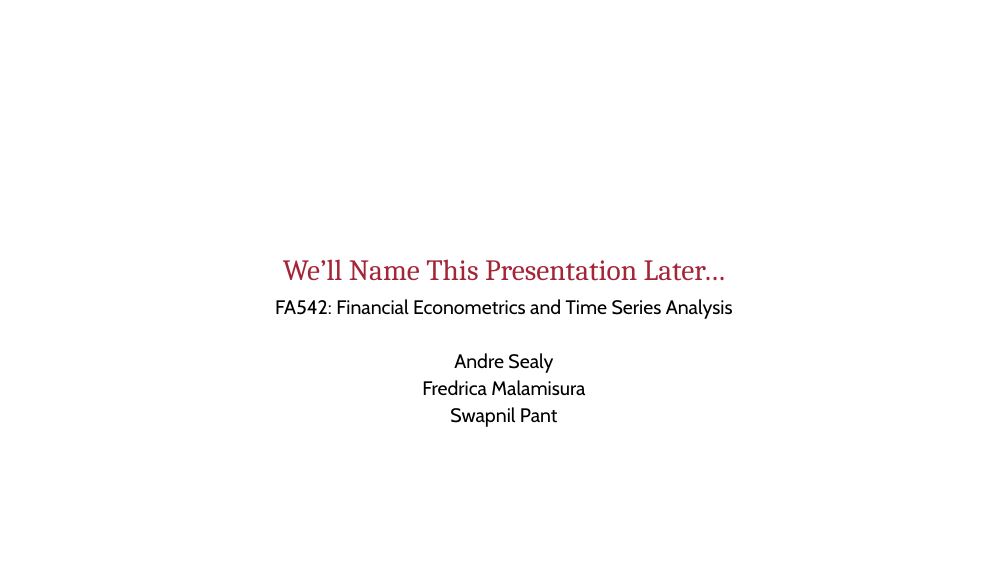
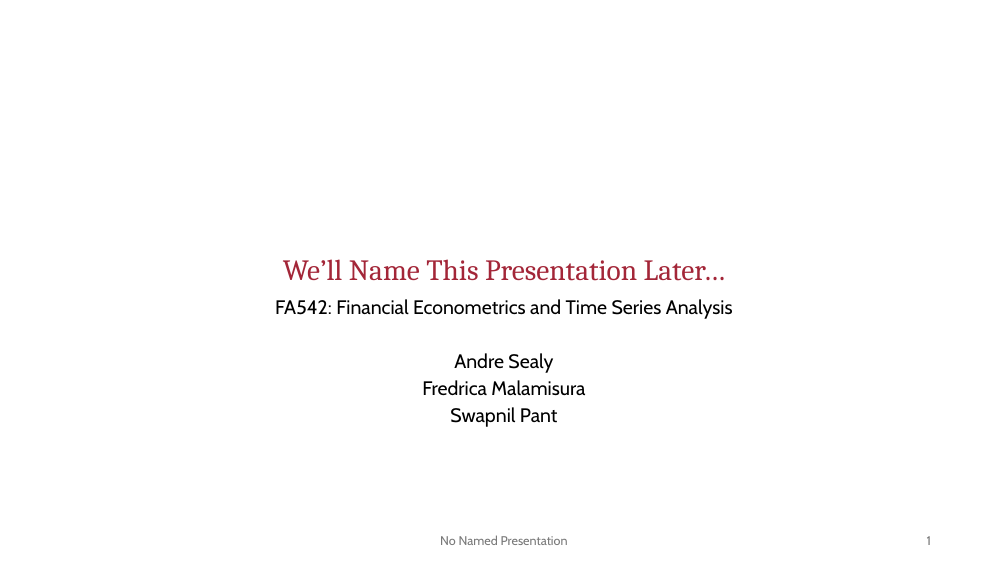
Before and after one commit to KidQuant/FA542-Project, a slide deck: slide 1 of Presentation/Presentation.pptx. Drawn at 1008x567 pixels with LibreOffice and Linux fonts; fonts in the diff are those of the drawing. Boxes give left, top, right and bottom in pixels: in the first picture for what was removed or moved away, otherwise in the second. Text is boxed around its words. In the diff, an @@ line names an element or a change of style, - is before the commit and + after.

```diff
--- a/Presentation/Presentation.pptx
+++ b/Presentation/Presentation.pptx
@@ text added at [440, 535, 568, 545], 12 pt, text #797979 @@
+No Named Presentation
@@ page number added at [927, 536, 931, 545], 12 pt, text #797979 @@
+1
```
Also in this commit, not shown: 22 other slides changed, 26 other files.
